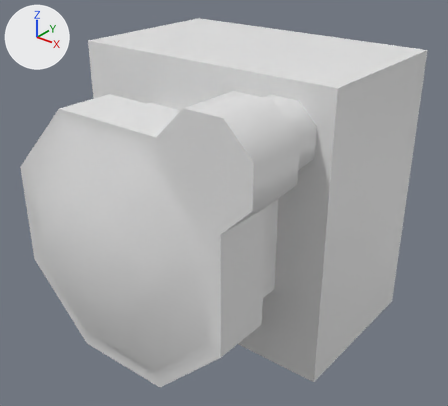
Before and after pictures for a commit that changed the Blender file Sensor.blend.
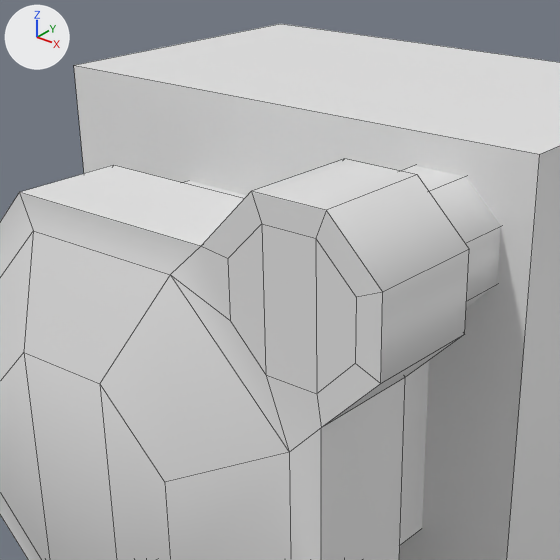
There are two pictures of each version: one whole from a 50 mm camera at (1.27, -1.542, 0.942) aimed at (0.037, -0.002, -0.013), one close up on the part from 11% to 78% of the width and 1% to 75% of the height. Arrows for +X, +Y and +Z are at upper left; the lights stay in place. The last two pictures show the newer version. The close-ups show mesh edges as thin lines.

The older version as bpy lines, for what is in view:
```python
me_mesh_001 = bpy.data.meshes.new('Mesh.001')
me_mesh_001.from_pydata(...)  # 80 vertices, 64 faces; spans x -0.5..0.5, y -0.5..0.5, z -0.5..0.547
me_mesh_001.materials.append(mat_submesh0_001)  # white #e7e7e7
ob_obj_interactive_sensor_01_off = bpy.data.objects.new('obj_interactive_sensor_01_off', me_mesh_001)
ob_obj_interactive_sensor_01_off.location = (0.0, 0.0, 0.0)
ob_obj_interactive_sensor_01_off.rotation_euler = (1.571, 0.0, 0.0)  # degrees (90, 0, 0)
```
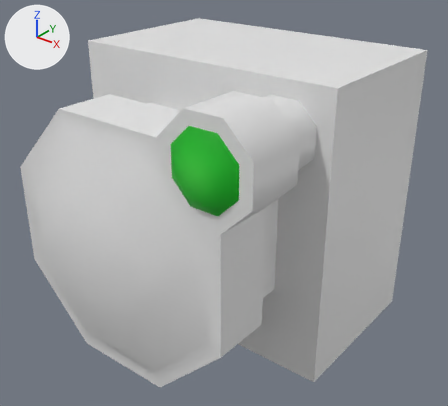
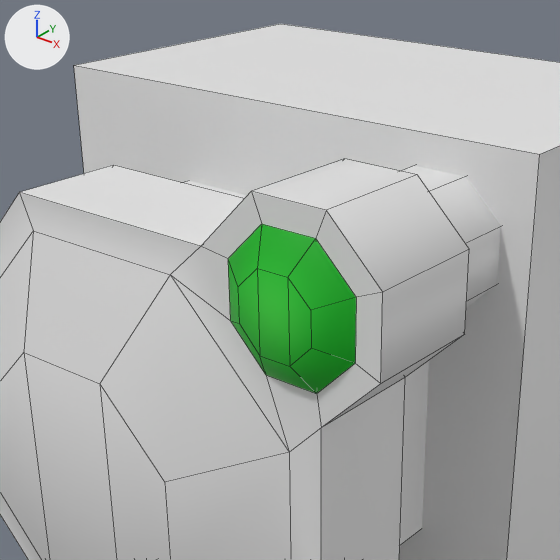
What differs and where, as boxes (x1, y1, x2, y2) in the close-ups (560 x 560 px):
'indicator', added (green)
    after: (228, 224, 356, 394)

Edits to the bpy script that builds the scene:
```text
Add img_obj_interactive_sensor_01_dif_tga:
    img_obj_interactive_sensor_01_dif_tga = load_image('obj_interactive_sensor_01_dif.tga', 'Objects/Textures/obj_interactive_sensor_01_dif.tga', 512, 512, 'sRGB')
Add mat_submesh0_002:
    mat_submesh0_002 = principled_material('submesh0.002')
    mat_submesh0_002.texture = img_obj_interactive_sensor_01_dif_tga
    mat_submesh0_002.roughness = 0.553
    mat_submesh0_002.specular_ior_level = 1.0
    mat_submesh0_002.specular_tint = (0.5, 0.5, 0.5)  # grey #bcbcbc
Add me_mesh:
    me_mesh.from_pydata(...)  # 16 vertices, 11 faces; spans x 0.223..0.445, y 0.223..0.445, z 0.453..0.486
    me_mesh.materials.append(mat_submesh0_002)  # picture img_obj_interactive_sensor_01_dif_tga
Add ob_indicator:
    ob_indicator = bpy.data.objects.new('indicator', me_mesh)
    ob_indicator.location = (0.0, 0.0, 0.0)
    ob_indicator.rotation_euler = (1.571, 0.0, 0.0)  # degrees (90, 0, 0)
```
